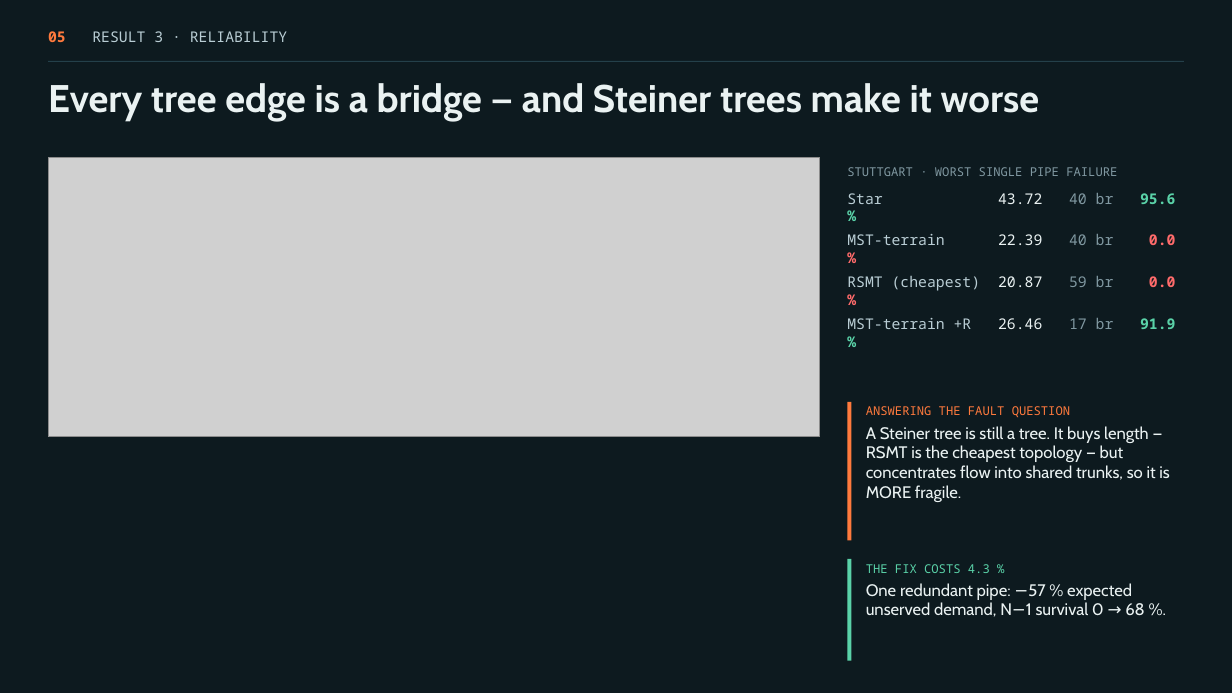
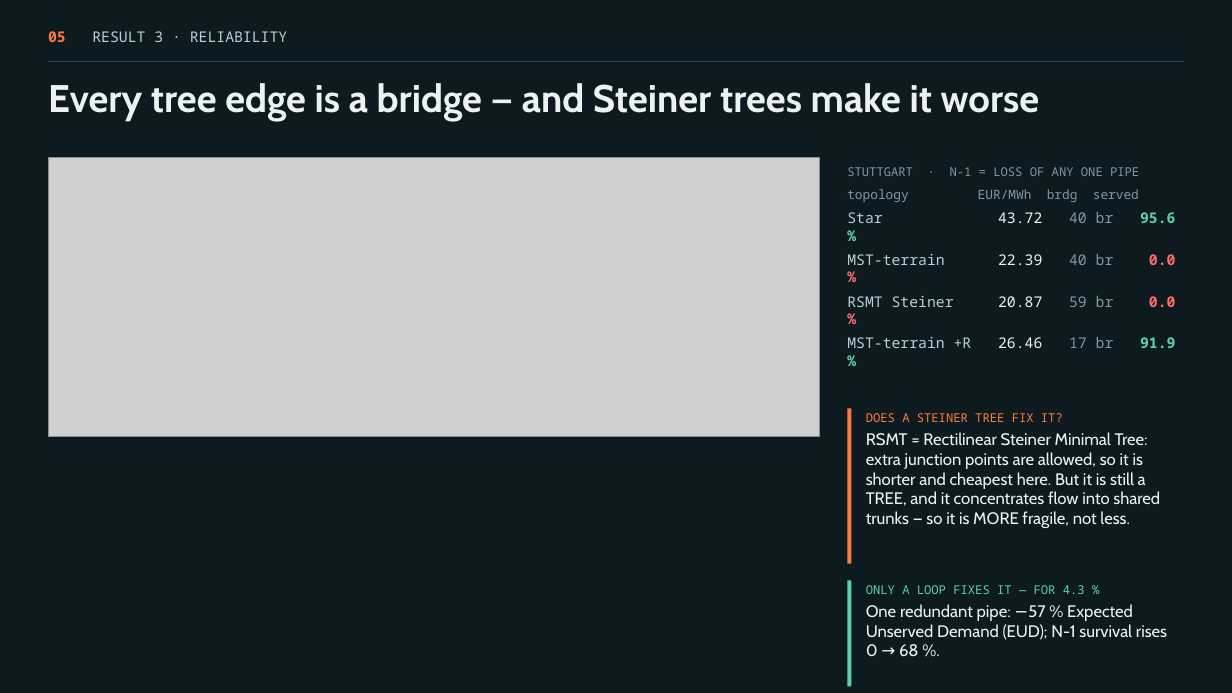
Before and after one commit to uday338/heat-distribution-optimization-using-MST, a slide deck: slide 5 of build/CLL798_prelim_5min.pptx. Drawn at 1232x693 pixels with LibreOffice and Linux fonts; fonts in the diff are those of the drawing; grey boxes stand for pictures. Boxes give left, top, right and bottom in pixels: in the first picture for what was removed or moved away, otherwise in the second. Text is boxed around its words. In the diff, an @@ line names an element or a change of style, - is before the commit and + after.

```diff
--- a/build/CLL798_prelim_5min.pptx
+++ b/build/CLL798_prelim_5min.pptx
@@ text at (x1=847, y1=167, x2=1139, y2=202): text changed @@
-STUTTGART · WORST SINGLE PIPE FAILURE
+STUTTGART · N-1 = LOSS OF ANY ONE PIPE
+topology EUR/MWh brdg served
@@ text at (x1=847, y1=296, x2=1176, y2=307): text changed @@
-RSMT (cheapest) 20.87 59 br 0.0 %
+RSMT Steiner 20.87 59 br 0.0 %
@@ rectangle resized from (x1=848, y1=402, x2=851, y2=541) to (x1=848, y1=409, x2=851, y2=564) @@
@@ text at (x1=866, y1=413, x2=1160, y2=528): text changed @@
-ANSWERING THE FAULT QUESTION
-A Steiner tree is still a tree. It buys length — RSMT is the cheapest topology — but concentrates flow into shared trunks, so it is MORE fragile.
+DOES A STEINER TREE FIX IT?
+RSMT = Rectilinear Steiner Minimal Tree: extra junction points are allowed, so it is shorter and cheapest here. But it is still a TREE, and it concentrates flow into shared trunks — so it is MORE fragile, not less.
@@ rectangle resized from (x1=848, y1=559, x2=851, y2=661) to (x1=848, y1=580, x2=851, y2=687) @@
@@ text at (x1=866, y1=585, x2=1167, y2=657): text changed @@
-THE FIX COSTS 4.3 %
-One redundant pipe: −57 % expected unserved demand, N−1 survival 0 → 68 %.
+ONLY A LOOP FIXES IT — FOR 4.3 %
+One redundant pipe: −57 % Expected Unserved Demand (EUD); N-1 survival rises 0 → 68 %.
```
Also in this commit, not shown: 5 other slides changed, 1 slide added, 1 other file.
